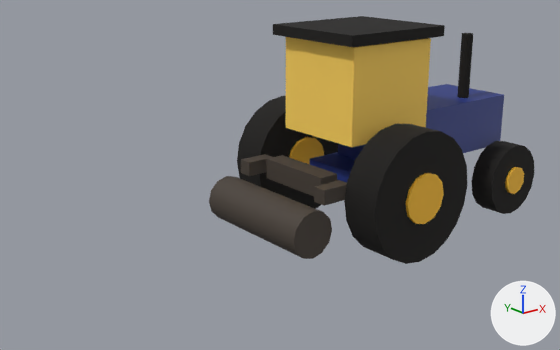
One commit to the glTF model apps/web/public/models/tractor.glb: the scene before it, then after it.
One viewpoint serves both versions: a 50 mm camera at (-5.7, -5.38, 2.91) aimed at (-1.3, 0.12, 0.71). Every picture has the same lights, and +X, +Y and +Z are marked at lower right. The picture after the commit comes second. Where no turn or scale is listed for an object, it has been applied to the vertices.

The first picture shows 'arm', 'cab', 'chassis', 'drum', 'exhaust', 'hitch', 'hood', 'hub.002', 'roof', 'tyre', 'tyre.002', 'tyre.003' and 3 more.
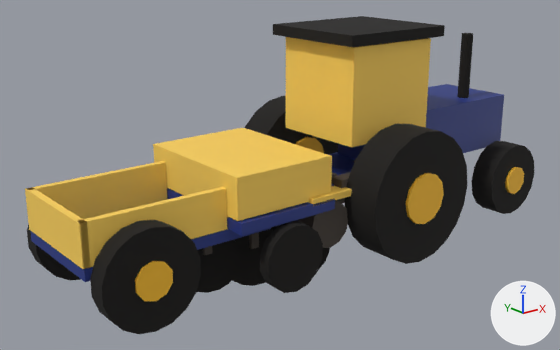
Not visible in the pictures: 'beam'.

Where the change shows, as pixel boxes (x1, y1, x2, y2) in the pictures (560 x 350 px):
'hopper', added (yellow): after (153, 128, 332, 221)
'tyre.005', added (black): after (90, 220, 201, 334)
'drum', moved: before (209, 176, 332, 259); after (292, 200, 348, 248)
'board.001', added: after (26, 161, 167, 219)
'board', added (yellow): after (79, 187, 228, 269)
'wheel', added (black): after (260, 222, 323, 293)
'board.002', added (yellow): after (25, 187, 90, 269)
'disc.002', added (black): after (196, 240, 241, 293)
'frame', added (blue): after (167, 188, 335, 236)
'bed', added: after (31, 228, 271, 282)
'hub.005', added: after (135, 261, 173, 301)
'disc.001', added (black): after (232, 227, 272, 286)
'arm', moved (mostly hidden afterwards): before (314, 180, 347, 206); after (331, 172, 351, 188)
'tyre.004', added (black): after (27, 224, 80, 281)
'shield', added: after (309, 186, 352, 206)
'leg.001', added: after (249, 232, 259, 249)
'disc', added (mostly hidden): after (279, 224, 330, 270)
'leg.002', added: after (203, 246, 212, 255)
'tube.004', added (mostly hidden): after (272, 225, 279, 232)
'hitch', unchanged, covered by the edit: before (266, 155, 337, 196); after (332, 172, 337, 177)

Edits to the bpy script that builds the scene:
```text
Add me_mesh_18:
    me_mesh_18.from_pydata([(0.59, -0.279, 0.06), (0.631, -0.167, 0.06), (0.59, -0.279, -0.06), (0.631, -0.167, -0.06), (-0.59, 0.279, 0.06), (-0.631, 0.167, 0.06), (-0.59, 0.279, -0.06), (-0.631, 0.167, -0.06)], [], [(0, 2, 1), (2, 3, 1), (4, 6, 5), (6, 7, 5), (4, 5, 1), (5, 0, 1), (7, 6, 2), (6, 3, 2), (5, 7, 0), (7, 2, 0), (1, 3, 4), (3, 6, 4)])
    me_mesh_18.materials.append(mat_body_blue)  # blue #223585
Change ob_arm:
    ob_arm.location: (-1.25, -0.55, 0.7) -> (-1.05, -0.55, 0.75)
Change ob_drum:
    ob_drum.location: (-1.55, 0.0, 0.4) -> (-1.35, 0.0, 0.45)
Add ob_hub_005:
    ob_hub_005 = bpy.data.objects.new('hub.005', me_mesh_46)  # 24 vertices, 40 faces; spans x -0.152..0.152, y -0.11..0.11, z -0.16..0.16; in mat_hub_mustard (yellow #fbc02d)
    ob_hub_005.location = (-3.15, -0.6, 0.45)
Add ob_tyre_005:
    ob_tyre_005 = bpy.data.objects.new('tyre.005', me_mesh_44)  # 40 vertices, 72 faces; spans x -0.414..0.414, y -0.09..0.09, z -0.42..0.42; in mat_tyre_black (black #13100d)
    ob_tyre_005.location = (-3.15, -0.6, 0.45)
Add ob_tyre_004:
    ob_tyre_004 = bpy.data.objects.new('tyre.004', me_mesh_44.copy())
    ob_tyre_004.location = (-3.15, 0.6, 0.45)
Add ob_board_002:
    ob_board_002 = bpy.data.objects.new('board.002', me_mesh_42)  # a box spanning x -0.03..0.03, y -0.5..0.5, z -0.175..0.175; in mat_cab_yellow (yellow #ffd45c)
    ob_board_002.location = (-3.58, 0.0, 0.78)
Add ob_board_001:
    ob_board_001 = bpy.data.objects.new('board.001', me_mesh_41)  # a box spanning x -0.85..0.85, y -0.03..0.03, z -0.18..0.18; in mat_cab_yellow (yellow #ffd45c)
    ob_board_001.location = (-2.75, 0.47, 0.78)
Add ob_board:
    ob_board = bpy.data.objects.new('board', me_mesh_41.copy())
    ob_board.location = (-2.75, -0.47, 0.78)
Add ob_bed:
    ob_bed = bpy.data.objects.new('bed', me_mesh_39)  # a box spanning x -0.85..0.85, y -0.5..0.5, z -0.05..0.05; in mat_body_blue (blue #223585)
    ob_bed.location = (-2.75, 0.0, 0.55)
Add ob_wheel:
    ob_wheel = bpy.data.objects.new('wheel', me_mesh_36)  # 32 vertices, 56 faces; spans x -0.292..0.292, y -0.06..0.06, z -0.3..0.3; in mat_tyre_black (black #13100d)
    ob_wheel.location = (-1.85, -0.72, 0.3)
Add ob_tube_004:
    ob_tube_004 = bpy.data.objects.new('tube.004', me_mesh_35)  # 16 vertices, 24 faces; spans x -0.026..0.026, y -0.03..0.03, z -0.25..0.25; in mat_tyre_black (black #13100d)
    ob_tube_004.location = (-1.85, -0.5, 0.4)
Add ob_frame:
    ob_frame = bpy.data.objects.new('frame', me_mesh_30)  # a box spanning x -0.5..0.5, y -0.7..0.7, z -0.05..0.05; in mat_body_blue (blue #223585)
    ob_frame.location = (-1.85, 0.0, 0.66)
Add ob_hopper:
    ob_hopper = bpy.data.objects.new('hopper', me_mesh_29)  # a box spanning x -0.5..0.5, y -0.65..0.65, z -0.18..0.18; in mat_cab_yellow (yellow #ffd45c)
    ob_hopper.location = (-1.85, 0.0, 0.9)
Add ob_disc_002:
    ob_disc_002 = bpy.data.objects.new('disc.002', me_mesh_26)  # 40 vertices, 72 faces; spans x -0.275..0.275, y -0.147..0.147, z -0.3..0.3; in mat_tyre_black (black #13100d)
    ob_disc_002.location = (-2.3, -0.1, 0.18)
Add ob_leg_002:
    ob_leg_002 = bpy.data.objects.new('leg.002', me_mesh_25)  # a box spanning x -0.04..0.04, y -0.04..0.04, z -0.25..0.25; in mat_hitch_brown (brown #483f37)
    ob_leg_002.location = (-2.3, -0.1, 0.5)
Add ob_disc_001:
    ob_disc_001 = bpy.data.objects.new('disc.001', me_mesh_26.copy())
    ob_disc_001.location = (-1.9, -0.24, 0.18)
Add ob_leg_001:
    ob_leg_001 = bpy.data.objects.new('leg.001', me_mesh_25.copy())
    ob_leg_001.location = (-1.9, -0.24, 0.5)
Add ob_disc:
    ob_disc = bpy.data.objects.new('disc', me_mesh_26.copy())
    ob_disc.location = (-1.5, -0.38, 0.18)
Add ob_beam:
    ob_beam = bpy.data.objects.new('beam', me_mesh_18)
    ob_beam.location = (-1.8, -0.25, 0.7)
Add ob_shield:
    ob_shield = bpy.data.objects.new('shield', me_mesh_17)  # a box spanning x -0.25..0.25, y -0.7..0.7, z -0.03..0.03; in mat_cab_yellow (yellow #ffd45c)
    ob_shield.location = (-1.35, 0.0, 0.72)
```
